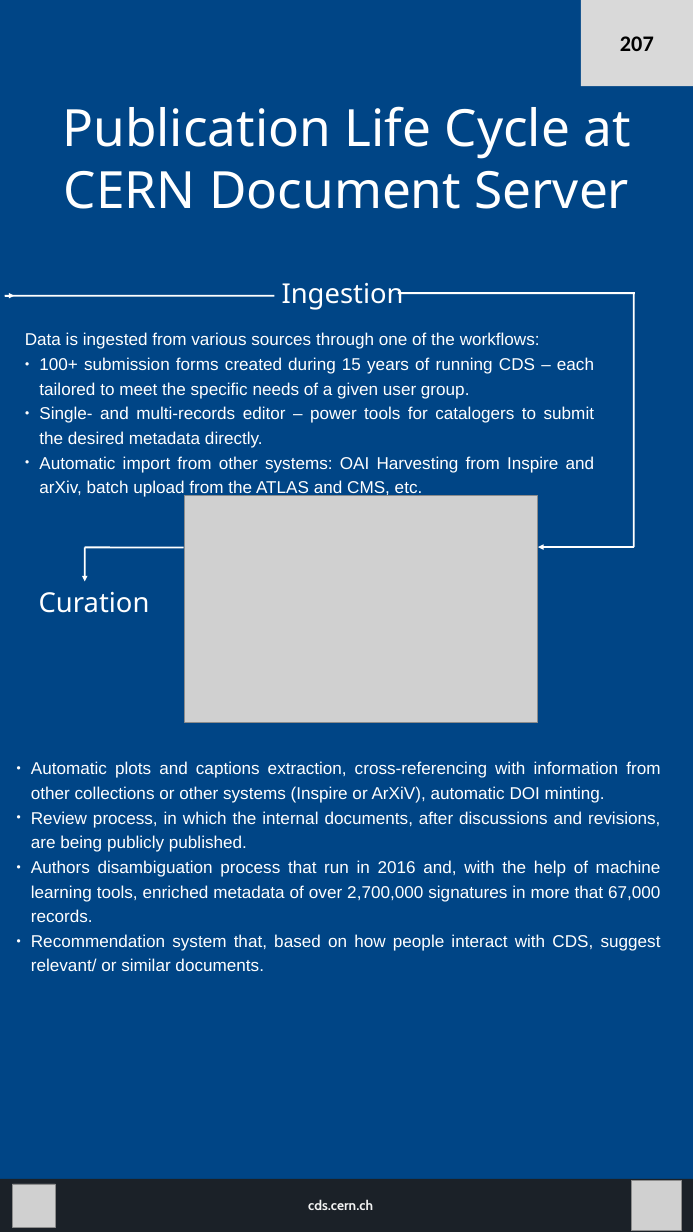
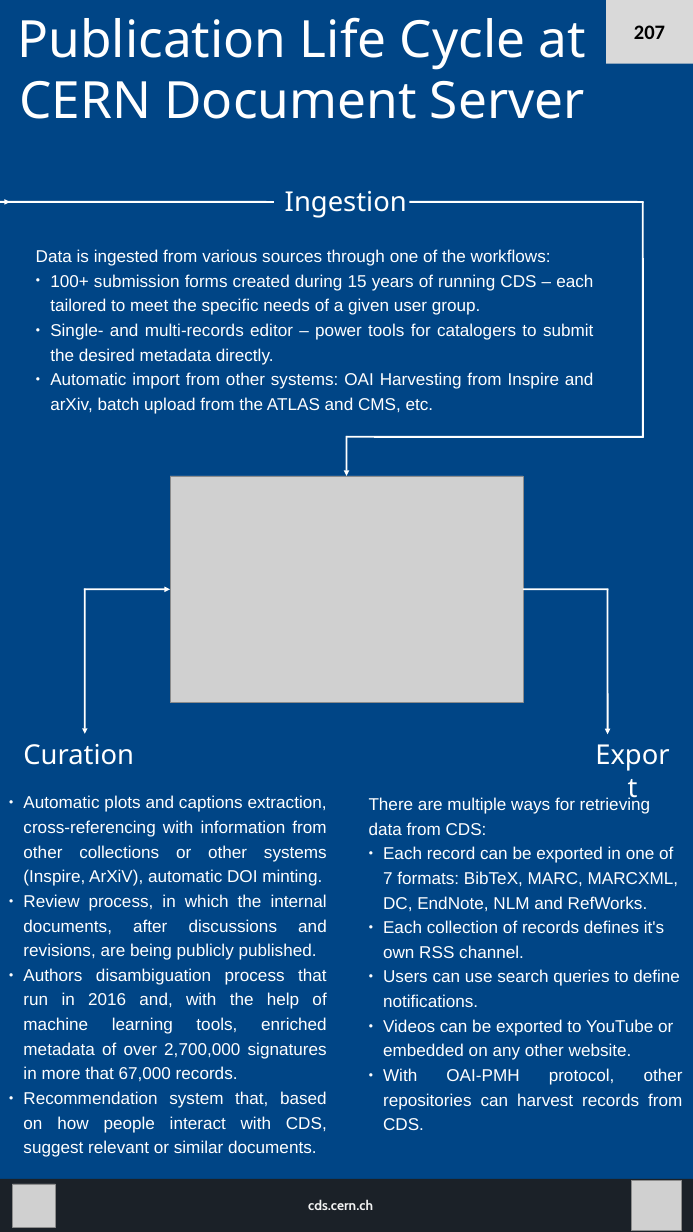
Before and after one commit to switowski/posters2017, a slide deck: slide 6 of OR 2017 poster.odp (slide 7 before the commit). Drawn at 693x1232 pixels with LibreOffice and Linux fonts; fonts in the diff are those of the drawing; grey boxes stand for pictures. Boxes give left, top, right and bottom in pixels: in the first picture for what was removed or moved away, otherwise in the second. Text is boxed around its words. In the diff, an @@ line names an element or a change of style, - is before the commit and + after.

```diff
--- a/OR 2017 poster.odp
+++ b/OR 2017 poster.odp
@@ text "Publication Life Cycle at CERN ...": place and size @@
-text "Publication Life Cycle at CERN ..." at [62,106,630,209]
+text "Publication Life Cycle at CERN ..." at [18,17,586,119]
@@ rectangle "207": place and size @@
-rectangle "207" at [581,0,693,86]
+rectangle "207" at [606,0,693,63]
@@ rectangle "207" at [606,0,693,63]: size 26 to 24 pt @@
@@ line moved from (5, 296) - (274, 296) to (0, 202) - (274, 202) @@
@@ arrow moved from (6, 296) - (14, 296) to (1, 202) - (10, 202) @@
@@ text "Ingestion": place and size @@
-text "Ingestion" at [282,283,404,310]
+text "Ingestion" at [285,191,407,218]
@@ line moved from (398, 293) - (634, 293) to (409, 202) - (644, 202) @@
@@ line moved from (634, 294) - (634, 547) to (643, 202) - (643, 438) @@
@@ text "Data is ingested from various ..." rewrapped from [25,332,595,497] to [36,249,594,414] @@
@@ line added from (346, 437) to (644, 437), #FFFFFF 2.15 pt @@
@@ arrow added from (346, 436) to (346, 476), #FFFFFF 2.15 pt @@
@@ picture: place and size @@
-picture at [185,496,538,723]
+picture at [170,476,523,703]
@@ line moved from (85, 548) - (184, 548) to (84, 590) - (170, 590) @@
@@ line (84, 590) - (170, 590): line to arrow @@
@@ arrow moved from (85, 548) - (85, 582) to (85, 589) - (85, 734) @@
@@ arrow moved from (634, 547) - (538, 547) to (523, 590) - (609, 590) @@
@@ arrow (523, 590) - (609, 590): arrow to line @@
@@ arrow added from (607, 589) to (607, 734), #FFFFFF 2.15 pt @@
@@ text "Curation": place and size @@
-text "Curation" at [39,592,150,613]
+text "Curation" at [23,744,134,765]
@@ text added at [585,734,680,814], 32 pt, text #FFFFFF @@
+Export
@@ text "Automatic plots and captions extraction, ...": place and size @@
-text "Automatic plots and captions extraction, ..." at [31,761,661,972]
+text "Automatic plots and captions extraction, ..." at [23,795,327,1157]
@@ text at [23,795,327,886]: text changed @@
-● Automatic plots and captions extraction, cross-referencing with information from other collections or other systems (Inspire or ArXiV), automatic DOI minting.
+● Automatic plots and captions extraction, cross-referencing with information from other collections or other systems (Inspire, ArXiV), automatic DOI minting.
@@ text added at [369,796,683,1130], 20 pt, text #FFFFFF @@
+There are multiple ways for retrieving data from CDS:
+● Each record can be exported in one of 7 formats: BibTeX, MARC, MARCXML, DC, EndNote, NLM and RefWorks.
+● Each collection of records defines it's own RSS channel.
+● Users can use search queries to define notifications.
+● Videos can be exported to YouTube or embedded on any other website.
+● With OAI-PMH protocol, other repositories can harvest records from CDS.
@@ text at [23,1091,327,1157]: text changed @@
-● Recommendation system that, based on how people interact with CDS, suggest relevant/ or similar documents.
+● Recommendation system that, based on how people interact with CDS, suggest relevant or similar documents.
```
Also in this commit, not shown: 1 slide removed, 1 other file.
